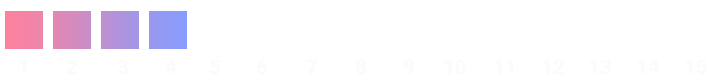
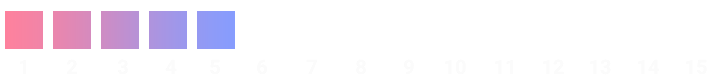
Layer changes from the first 720px x 80px image to the second:
pixels changed over 26, 11, 235, 49 (layer not identified)
